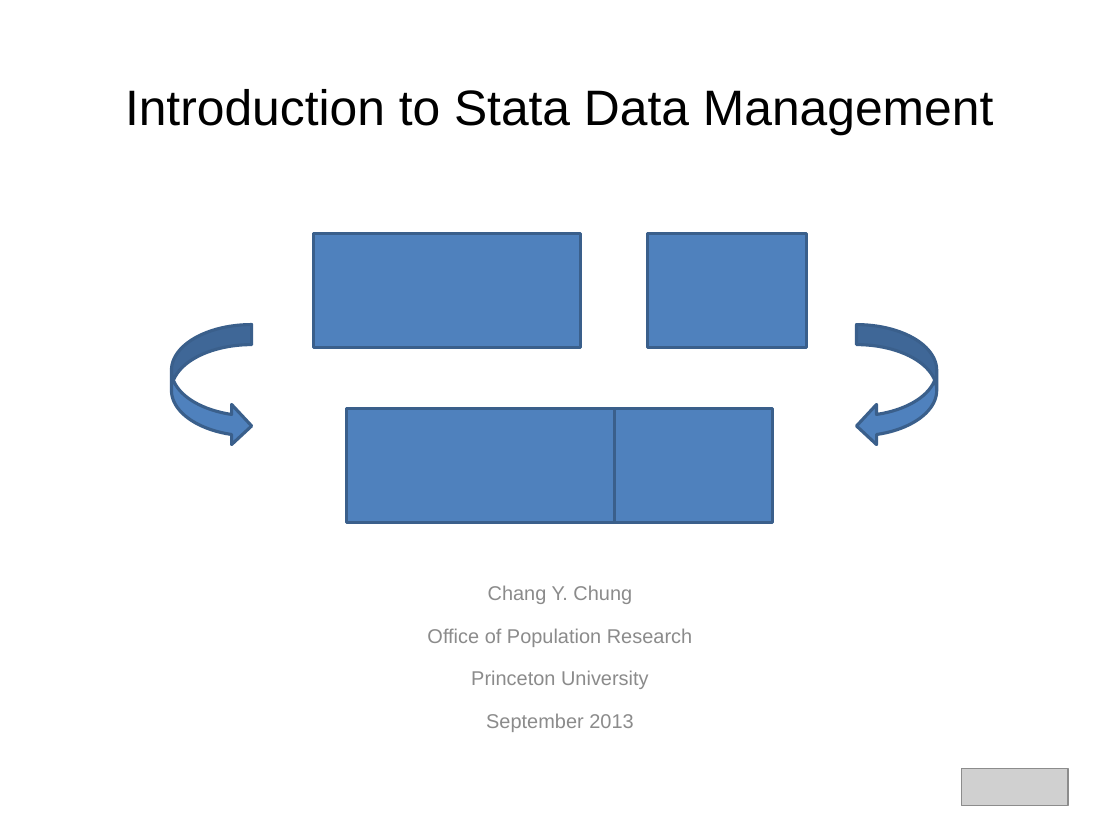
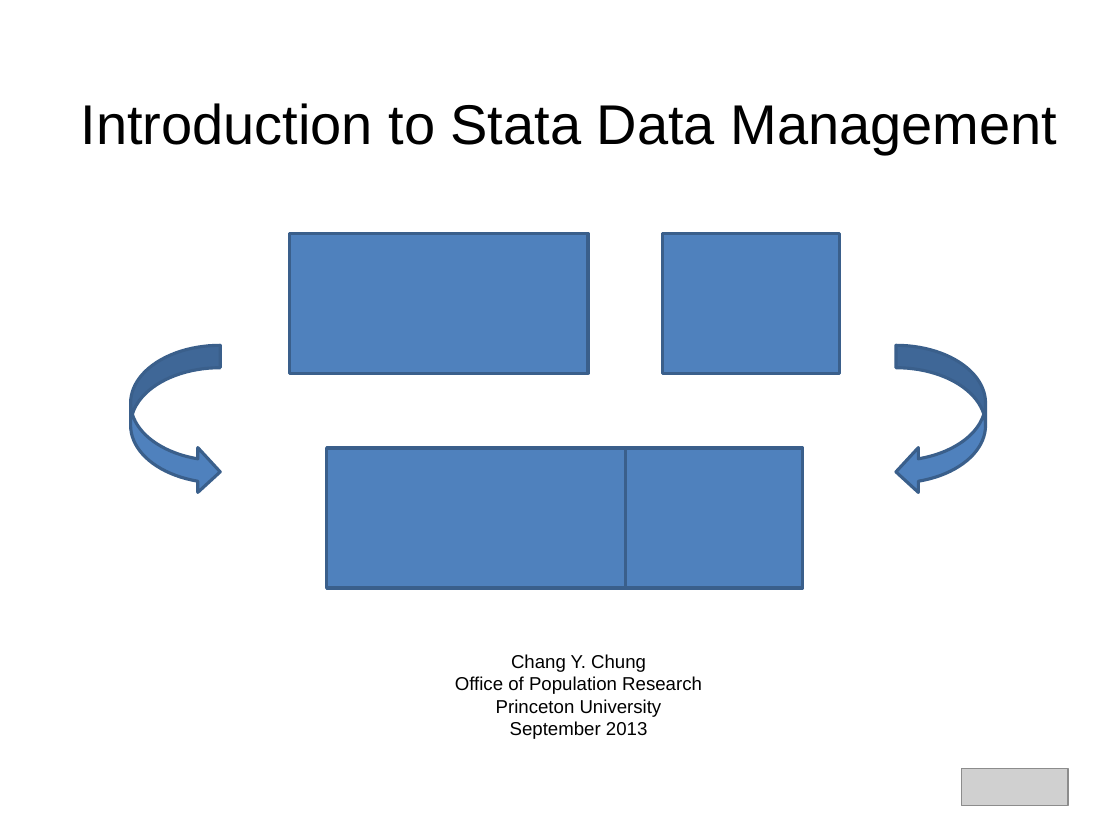
Before and after one commit to Chang-Y-Chung/dm, a slide deck: slide 1 of dm.pptx. Drawn at 1120x840 pixels with LibreOffice and Linux fonts; fonts in the diff are those of the drawing; grey boxes stand for pictures. Boxes give left, top, right and bottom in pixels: in the first picture for what was removed or moved away, otherwise in the second. Text is boxed around its words. In the diff, an @@ line names an element or a change of style, - is before the commit and + after.

```diff
--- a/dm.pptx
+++ b/dm.pptx
@@ title "Introduction to Stata Data Management": place and size @@
-title "Introduction to Stata Data Management" at bbox=[125, 89, 993, 136]
+title "Introduction to Stata Data Management" at bbox=[81, 103, 1057, 154]
@@ title "Introduction to Stata Data Management" at bbox=[81, 103, 1057, 154]: size 32 to 36 pt @@
@@ rectangle: place and size @@
-rectangle at bbox=[314, 233, 581, 347]
+rectangle at bbox=[289, 233, 588, 373]
@@ rectangle: place and size @@
-rectangle at bbox=[647, 233, 806, 347]
+rectangle at bbox=[663, 233, 840, 373]
@@ curved right arrow: place and size @@
-curved right arrow at bbox=[171, 325, 252, 446]
+curved right arrow at bbox=[131, 345, 221, 494]
@@ curved left arrow: place and size @@
-curved left arrow at bbox=[857, 325, 937, 446]
+curved left arrow at bbox=[896, 345, 986, 494]
@@ rectangle: place and size @@
-rectangle at bbox=[347, 409, 615, 523]
+rectangle at bbox=[327, 448, 626, 588]
@@ rectangle: place and size @@
-rectangle at bbox=[614, 409, 773, 523]
+rectangle at bbox=[625, 448, 802, 588]
@@ subtitle "Chang Y. Chung": place and size @@
-subtitle "Chang Y. Chung" at bbox=[427, 585, 692, 732]
+subtitle "Chang Y. Chung" at bbox=[455, 654, 702, 739]
@@ subtitle "Chang Y. Chung" at bbox=[455, 654, 702, 739]: size 12.8 to 12 pt, text colour #8C8C8C to #000000; less space between paragraphs @@
```
Also in this commit, not shown: 1 other slide changed.
